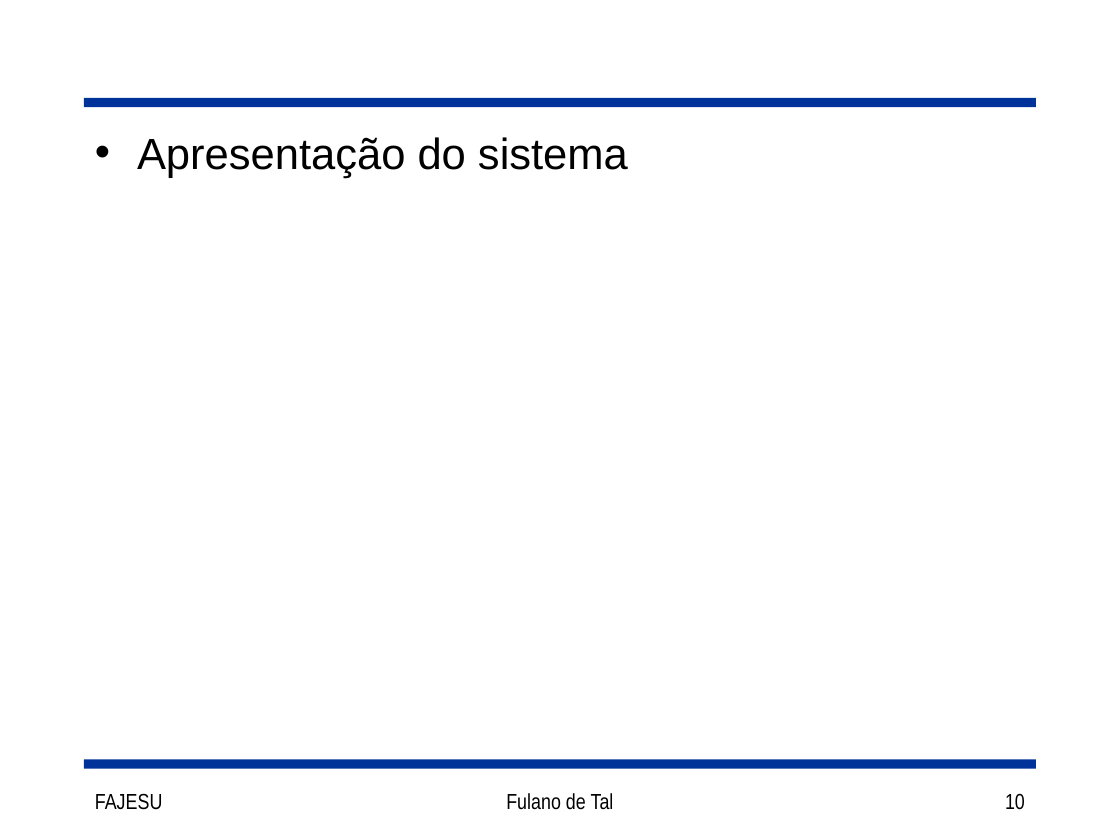
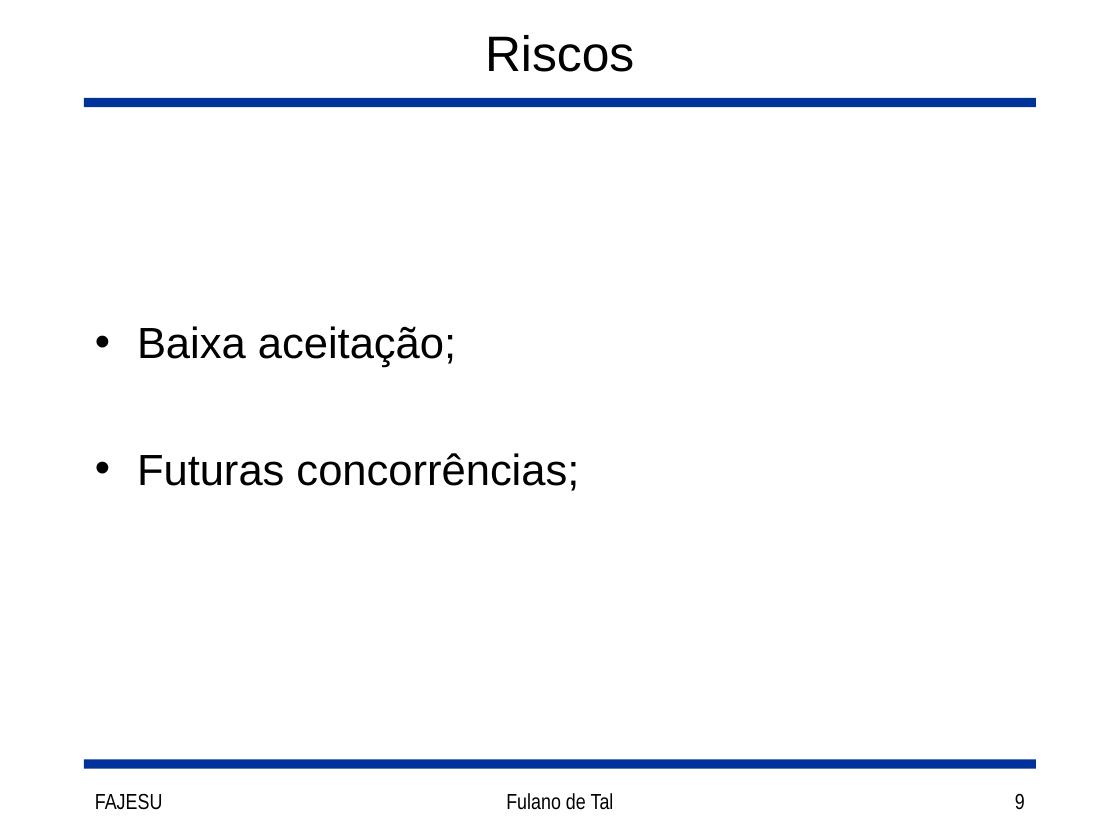
Before and after one commit to joaorocha/tcc-got-v1, a slide deck: slide 9 of docs/Slides.ppt (slide 10 before the commit). Drawn at 1120x840 pixels with LibreOffice and Linux fonts; fonts in the diff are those of the drawing. Boxes give left, top, right and bottom in pixels: in the first picture for what was removed or moved away, otherwise in the second. Text is boxed around its words. In the diff, an @@ line names an element or a change of style, - is before the commit and + after.

```diff
--- a/docs/Slides.ppt
+++ b/docs/Slides.ppt
@@ title added at [485, 35, 634, 72], 32 pt, text #000000 @@
+Riscos
@@ text at [137, 326, 579, 491]: text changed @@
-• Apresentação do sistema
+• Baixa aceitação;
+• Futuras concorrências;
@@ page number at [1015, 793, 1025, 810]: text changed @@
-10
+9
```
Also in this commit, not shown: 9 other slides changed, 1 slide added, 1 other file.
